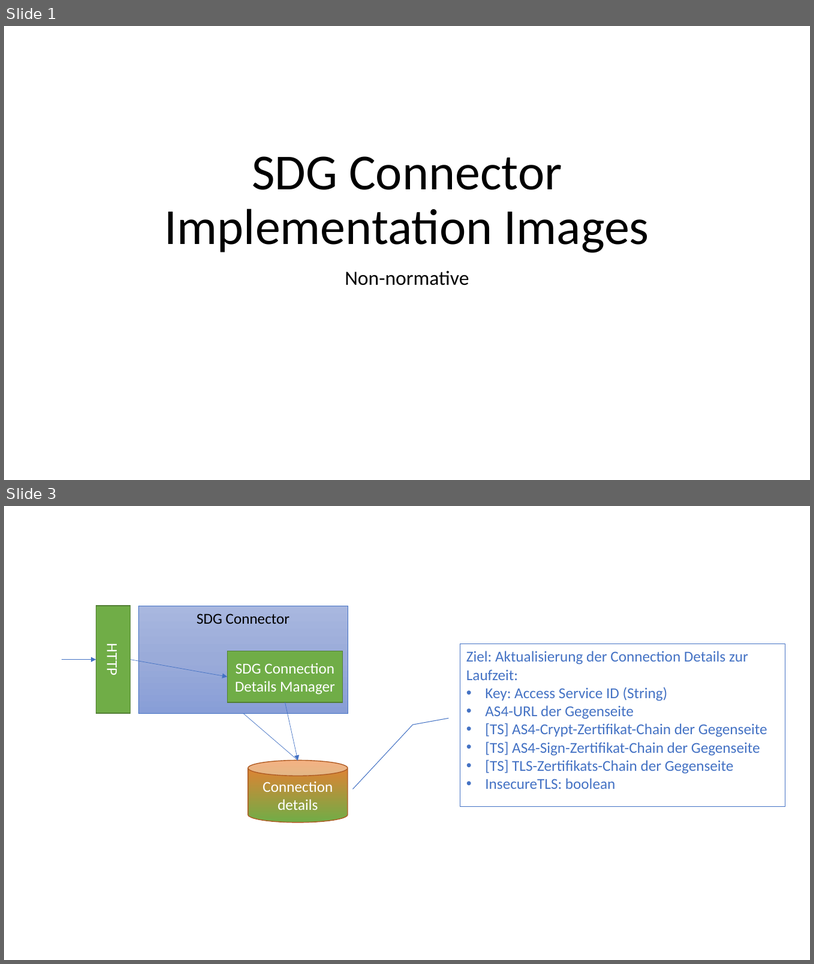
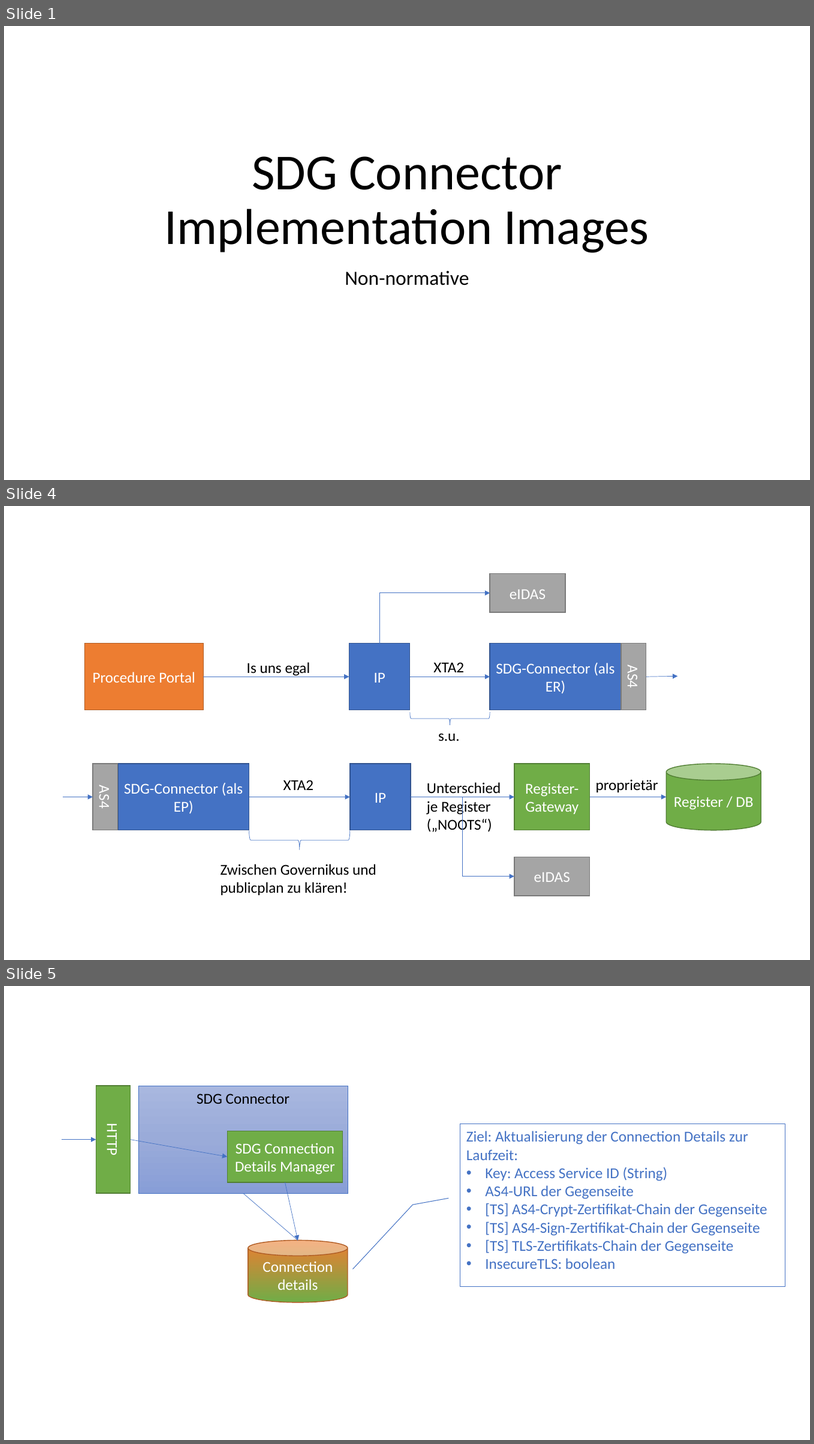
Before and after one commit to Governikus/SDG-shared-commons, a slide deck: docs/SDG Connector Implementation.pptx. Shown one above the other, each under a label of ours: slides 1 and 3 before the commit, slides 1, 4 and 5 after it; the slides between them are not shown. The pictures are 814x964 and 814x1444 pixels, drawn with LibreOffice and Linux fonts; fonts in the diff are those of the drawing. Boxes give left, top, right and bottom in pixels: in the first picture for what was removed or moved away, otherwise in the second. Text is boxed around its words. In the diff, an @@ line names an element or a change of style, - is before the commit and + after.

```diff
--- a/docs/SDG Connector Implementation.pptx
+++ b/docs/SDG Connector Implementation.pptx
@@ slide 4 added at bbox=[4, 506, 810, 960], background #FFFFFF @@
@@ rectangle added at bbox=[491, 574, 566, 612], fill #A5A5A5, outline #7A7A7A 1 pt, 18 pt, text #FFFFFF @@
+eIDAS
@@ elbow arrow added from (380, 643) to (491, 593), #4472C4 0.5 pt @@
@@ rectangle added at bbox=[84, 643, 204, 710], fill #ED7D31, outline #AF5C24 1 pt, 18 pt, text #FFFFFF @@
+Procedure Portal
@@ rectangle added at bbox=[350, 643, 410, 710], fill #4472C4, outline #325491 1 pt, 18 pt, text #FFFFFF @@
+IP
@@ rectangle added at bbox=[491, 643, 621, 710], fill #4472C4, outline #325491 1 pt, 18 pt, text #FFFFFF @@
+SDG-Connector (als ER)
@@ rectangle added at bbox=[621, 643, 647, 710], fill #A5A5A5, outline #7A7A7A 1 pt, 18 pt, text #FFFFFF @@
+AS4
@@ text added at bbox=[247, 662, 311, 676], 18 pt, text #000000 @@
+Is uns egal
@@ text added at bbox=[434, 662, 464, 672], 18 pt, text #000000 @@
+XTA2
@@ arrow added from (204, 676) to (350, 676), #4472C4 0.5 pt @@
@@ arrow added from (410, 676) to (491, 676), #4472C4 0.5 pt @@
@@ arrow added from (647, 676) to (678, 676), #4472C4 0.5 pt @@
@@ right brace added at bbox=[411, 712, 491, 725], outline #4472C4 0.5 pt @@
@@ text added at bbox=[438, 733, 460, 741], 18 pt, text #000000 @@
+s.u.
@@ rectangle added at bbox=[93, 764, 118, 830], fill #A5A5A5, outline #7A7A7A 1 pt, 18 pt, text #FFFFFF @@
+AS4
@@ rectangle added at bbox=[118, 764, 249, 830], fill #4472C4, outline #325491 1 pt, 18 pt, text #FFFFFF @@
+SDG-Connector (als EP)
@@ rectangle added at bbox=[350, 764, 411, 830], fill #4472C4, outline #325491 1 pt, 18 pt, text #FFFFFF @@
+IP
@@ rectangle added at bbox=[515, 764, 590, 830], fill #70AD47, outline #538035 1 pt, 18 pt, text #FFFFFF @@
+Register-Gateway
@@ cylinder added at bbox=[666, 764, 761, 830], fill #70AD47, outline #538035 1 pt, 18 pt, text #FFFFFF @@
+Register / DB
@@ text added at bbox=[284, 780, 314, 790], 18 pt, text #000000 @@
+XTA2
@@ text added at bbox=[427, 782, 501, 833], 18 pt, text #000000 @@
+Unterschied je Register („NOOTS“)
@@ text added at bbox=[596, 779, 659, 792], 18 pt, text #000000 @@
+proprietär
@@ arrow added from (63, 797) to (93, 797), #4472C4 0.5 pt @@
@@ arrow added from (249, 797) to (350, 797), #4472C4 0.5 pt @@
@@ arrow added from (411, 797) to (515, 797), #4472C4 0.5 pt @@
@@ elbow arrow added from (411, 797) to (515, 876), #4472C4 0.5 pt @@
@@ arrow added from (590, 797) to (666, 797), #4472C4 0.5 pt @@
@@ right brace added at bbox=[249, 831, 350, 850], outline #4472C4 0.5 pt @@
@@ text added at bbox=[221, 864, 377, 895], 18 pt, text #000000 @@
+Zwischen Governikus und publicplan zu klären!
@@ rectangle added at bbox=[515, 857, 590, 895], fill #A5A5A5, outline #7A7A7A 1 pt, 18 pt, text #FFFFFF @@
+eIDAS
@@ what was slide 3 is now slide 5 @@
```
Also in this commit, not shown: 3 slides changed, 3 other slides added.
